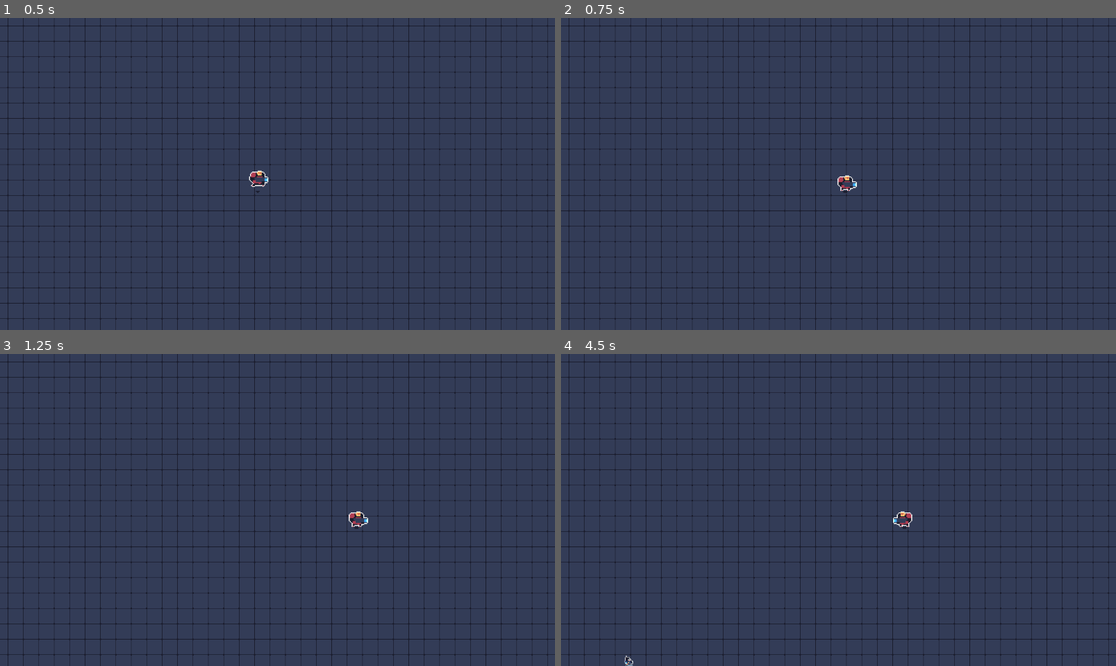
Above: before the commit, frames 1-4 (two rows, left to right).
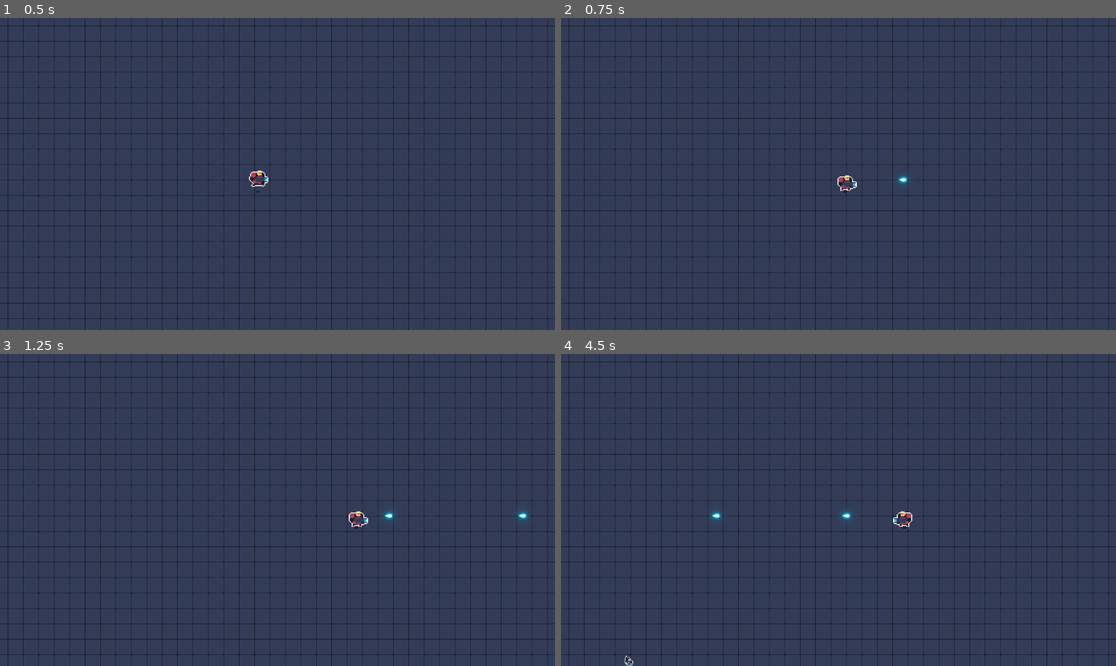
Above: after the commit, the same moments.

Repository: ShaidR/Zombie
Game: Godot game, scene res://scenes/main.tscn
Two runs of this game, one before a commit and one after it. Both use one fixed random seed, a clock stepped at 60 frames per second and the inputs below.
Inputs:
- Up to frame 1 (0.5 s): no input
- Up to frame 2 (0.75 s): tap Enter at 0.5 s; hold Right (move_right) from 0.53 s (still down); hold Space (shoot) from 0.53 s (still down)
- Up to frame 3 (1.25 s): keep holding Right (move_right); keep holding Space (shoot)
- Up to frame 4 (4.5 s): release Right (move_right) at 1.28 s; release Space (shoot) at 1.28 s; hold Down (move_down) 1.28-2.03 s; tap Space (shoot) at 1.35, 2.85, 4.35 s; hold Right (move_right) 2.03-2.78 s; hold Space (shoot) 2.03-2.78 s; hold Up (move_up) 2.78-3.53 s; hold Space (shoot) 3.53-4.28 s; hold Left (move_left) from 3.53 s (still down)

Frame 1 is identical in both runs. In frame 2, less than 0.1% of the frame differs, in the area x 60-63%, y 50-54%; in frame 3, less than 0.1%, in the area x 69-96%, y 50-54%; in frame 4, less than 0.1%.

Commit message:
Hooked up projectiles and set up enemy damage.

Diff:
--- a/Survivor/game_data/projectiles/pistol_bullet.tres
+++ b/Survivor/game_data/projectiles/pistol_bullet.tres
@@ -6,5 +6,5 @@
 [resource]
 script = ExtResource("1_g5lyx")
 damage = 2.0
-speed = 12.0
+speed = 750.0
 sprite = ExtResource("2_pxb85")
--- a/Survivor/game_data/projectiles/rifle_bullet.tres
+++ b/Survivor/game_data/projectiles/rifle_bullet.tres
@@ -6,5 +6,5 @@
 [resource]
 script = ExtResource("1_r8jaq")
 damage = 4.0
-speed = 16.0
+speed = 300.0
 sprite = ExtResource("2_udr51")
--- a/Survivor/game_data/projectiles/shotgun_bullet.tres
+++ b/Survivor/game_data/projectiles/shotgun_bullet.tres
@@ -6,5 +6,5 @@
 [resource]
 script = ExtResource("1_7loe4")
 damage = 8.0
-speed = 14.0
+speed = 300.0
 sprite = ExtResource("2_num5x")
--- a/Survivor/game_data/weapons/assault_rifle.tres
+++ b/Survivor/game_data/weapons/assault_rifle.tres
@@ -9,3 +9,4 @@
 fire_rate = 0.1
 reload_time = 1.0
 projectile = ExtResource("1_o762s")
+projectile_spawn_offset = Vector2(35, -5)
--- a/Survivor/game_data/weapons/pistol.tres
+++ b/Survivor/game_data/weapons/pistol.tres
@@ -9,3 +9,4 @@
 fire_rate = 0.6
 reload_time = 0.5
 projectile = ExtResource("1_o1y0h")
+projectile_spawn_offset = Vector2(35, -5)
--- a/Survivor/game_data/weapons/shotgun.tres
+++ b/Survivor/game_data/weapons/shotgun.tres
@@ -9,3 +9,4 @@
 fire_rate = 1.0
 reload_time = 1.5
 projectile = ExtResource("1_38b61")
+projectile_spawn_offset = Vector2(35, -5)
--- a/Survivor/project.godot
+++ b/Survivor/project.godot
@@ -14,6 +14,10 @@
 run/main_scene="res://scenes/main.tscn"
 config/features=PackedStringArray("4.2", "GL Compatibility")
 config/icon="res://icon.svg"
+
+[autoload]
+
+GameSignalBus="*res://scripts/managers/game_signal_bus.gd"
 
 [input]
 
@@ -58,6 +62,7 @@
 2d_physics/layer_2="Player"
 2d_physics/layer_3="Enemy"
 2d_physics/layer_4="Loot"
+2d_physics/layer_5="Projectiles"
 
 [rendering]
 
--- a/Survivor/scenes/bullet.tscn
+++ b/Survivor/scenes/bullet.tscn
@@ -1,13 +1,16 @@
 [gd_scene load_steps=4 format=3 uid="uid://dsglohlsitepn"]
 
 [ext_resource type="Script" path="res://scripts/bullet.gd" id="1_jrx6t"]
-[ext_resource type="Texture2D" uid="uid://cwpmbcqratvwm" path="res://art/imported/Laser Sprites/25.png" id="2_0cn1k"]
+[ext_resource type="Texture2D" uid="uid://dci1sca4qwxnu" path="res://art/imported/Laser Sprites/08.png" id="2_an2fk"]
 
 [sub_resource type="CapsuleShape2D" id="CapsuleShape2D_h5q7b"]
-radius = 13.0
-height = 54.0
+radius = 8.0
+height = 48.0
 
-[node name="Bullet" type="CharacterBody2D"]
+[node name="Bullet" type="CharacterBody2D" groups=["projectiles"]]
+scale = Vector2(0.5, 0.5)
+collision_layer = 16
+collision_mask = 13
 script = ExtResource("1_jrx6t")
 
 [node name="CollisionShape2D" type="CollisionShape2D" parent="."]
@@ -15,7 +18,7 @@
 shape = SubResource("CapsuleShape2D_h5q7b")
 
 [node name="Sprite2D" type="Sprite2D" parent="."]
-texture = ExtResource("2_0cn1k")
+texture = ExtResource("2_an2fk")
 
 [node name="VisibleOnScreenNotifier" type="VisibleOnScreenNotifier2D" parent="."]
 
--- a/Survivor/scenes/enemy.tscn
+++ b/Survivor/scenes/enemy.tscn
@@ -1,10 +1,8 @@
-[gd_scene load_steps=12 format=3 uid="uid://dxjnr3l2add64"]
+[gd_scene load_steps=10 format=3 uid="uid://dxjnr3l2add64"]
 
-[ext_resource type="Script" path="res://scenes/enemy.gd" id="1_vnyb0"]
+[ext_resource type="Script" path="res://scripts/entities/enemy.gd" id="1_rnfda"]
 [ext_resource type="Resource" uid="uid://u440k8iwghyp" path="res://game_data/enemy_stats.tres" id="2_tu2fo"]
-[ext_resource type="Script" path="res://scripts/interfaces/hurtBox.gd" id="3_bnecb"]
 [ext_resource type="Texture2D" uid="uid://c0m4arr2qhx4e" path="res://art/imported/NPC/npc master.png" id="3_gq3tk"]
-[ext_resource type="Script" path="res://scripts/interfaces/hitBox.gd" id="4_tv5l6"]
 
 [sub_resource type="RectangleShape2D" id="RectangleShape2D_wfhmk"]
 size = Vector2(17.5, 8.25)
@@ -48,15 +46,16 @@
 }
 
 [sub_resource type="RectangleShape2D" id="RectangleShape2D_5yokx"]
-size = Vector2(19.5625, 24.25)
+size = Vector2(18, 27.125)
 
 [sub_resource type="RectangleShape2D" id="RectangleShape2D_vc2ji"]
 size = Vector2(10, 16)
 
-[node name="enemy" type="CharacterBody2D"]
+[node name="enemy" type="CharacterBody2D" groups=["enemies"]]
 z_index = 1
-collision_mask = 5
-script = ExtResource("1_vnyb0")
+collision_layer = 4
+collision_mask = 31
+script = ExtResource("1_rnfda")
 unit_stats = ExtResource("2_tu2fo")
 
 [node name="Sprite2D" type="Sprite2D" parent="."]
@@ -75,11 +74,10 @@
 [node name="hurtBox" type="Area2D" parent="."]
 position = Vector2(1, 0)
 collision_layer = 4
-collision_mask = 4
-script = ExtResource("3_bnecb")
+collision_mask = 16
 
 [node name="hurtShape" type="CollisionShape2D" parent="hurtBox"]
-position = Vector2(-0.21875, -1)
+position = Vector2(0, 0.4375)
 shape = SubResource("RectangleShape2D_5yokx")
 debug_color = Color(0.890196, 0.32549, 0, 0.419608)
 
@@ -91,7 +89,6 @@
 position = Vector2(2, 0)
 collision_layer = 2
 collision_mask = 2
-script = ExtResource("4_tv5l6")
 
 [node name="hitShape" type="CollisionShape2D" parent="hitBox"]
 position = Vector2(-2, -1)
@@ -101,7 +98,6 @@
 wait_time = 0.5
 one_shot = true
 
-[connection signal="area_entered" from="hurtBox" to="hurtBox" method="_on_area_entered"]
-[connection signal="hurt" from="hurtBox" to="." method="_on_hurt_box_hurt"]
+[connection signal="body_entered" from="hurtBox" to="." method="_on_body_entered_hurt_area"]
 [connection signal="timeout" from="hurtBox/hurtTimer" to="hurtBox" method="_on_hurt_timer_timeout"]
 [connection signal="timeout" from="hitBox/hitTimer" to="hitBox" method="_on_hit_timer_timeout"]
--- a/Survivor/scenes/main.tscn
+++ b/Survivor/scenes/main.tscn
@@ -1,8 +1,9 @@
-[gd_scene load_steps=6 format=3 uid="uid://c8w3d0l7l5hhi"]
+[gd_scene load_steps=7 format=3 uid="uid://c8w3d0l7l5hhi"]
 
 [ext_resource type="Texture2D" uid="uid://c3m8bd0j6bo4b" path="res://art/imported/tileset x1.png" id="1_wg1bj"]
 [ext_resource type="PackedScene" uid="uid://cp35vnuvkbeqt" path="res://scenes/player.tscn" id="2_l2x1g"]
 [ext_resource type="PackedScene" uid="uid://dl3xhk8lm1bn1" path="res://scenes/enemy_spawner.tscn" id="3_iv1en"]
+[ext_resource type="PackedScene" uid="uid://blqv77o3fvyll" path="res://scenes/projectile_manager.tscn" id="4_qe6st"]
 
 [sub_resource type="TileSetAtlasSource" id="TileSetAtlasSource_4niyg"]
 texture = ExtResource("1_wg1bj")
@@ -908,7 +909,9 @@
 layer_0/name = "floor"
 layer_0/tile_data = PackedInt32Array(-2359317, 4456448, 2, -2293781, 4456448, 3, -2359316, 4521984, 2, -2293780, 452198 …(253473 unchanged characters)…
 
-[node name="player" parent="." instance=ExtResource("2_l2x1g")]
+[node name="Player" parent="." instance=ExtResource("2_l2x1g")]
 position = Vector2(538, 341)
 
 [node name="EnemySpawner" parent="." instance=ExtResource("3_iv1en")]
+
+[node name="ProjectileManager" parent="." instance=ExtResource("4_qe6st")]
--- a/Survivor/scenes/player.tscn
+++ b/Survivor/scenes/player.tscn
@@ -94,11 +94,12 @@
 }
 
 [sub_resource type="RectangleShape2D" id="RectangleShape2D_5yokx"]
-size = Vector2(43, 39)
+size = Vector2(36.25, 39)
 
-[node name="player" type="CharacterBody2D" node_paths=PackedStringArray("hurt_timer") groups=["player"]]
+[node name="Player" type="CharacterBody2D" node_paths=PackedStringArray("hurt_timer") groups=["player"]]
 z_index = 1
-collision_mask = 31
+collision_layer = 2
+collision_mask = 15
 script = ExtResource("1_infg0")
 _weapon_inventory = Array[Resource("res://scripts/scriptable_objects/weapon.gd")]([ExtResource("2_v71bp"), ExtResource("4_y0kx1"), ExtResource("3_b60r5")])
 hurt_timer = NodePath("hurtBox/hurtTimer")
@@ -121,7 +122,7 @@
 [node name="hurtBox" type="Area2D" parent="."]
 position = Vector2(-1, -1)
 collision_layer = 2
-collision_mask = 2
+collision_mask = 4
 
 [node name="hurtShape" type="CollisionShape2D" parent="hurtBox"]
 position = Vector2(1, 3)
@@ -133,6 +134,5 @@
 
 [node name="WeaponHandler" parent="." instance=ExtResource("7_12fi5")]
 
-[connection signal="body_entered" from="hurtBox" to="." method="hurtByEnemy"]
-[connection signal="body_exited" from="hurtBox" to="." method="_on_hurt_box_body_exited"]
+[connection signal="body_entered" from="hurtBox" to="." method="_on_body_entered_hurt_area"]
 [connection signal="timeout" from="hurtBox/hurtTimer" to="." method="_on_hurt_timer_timeout"]
--- /dev/null
+++ b/Survivor/scenes/projectile_manager.tscn
@@ -0,0 +1,8 @@
+[gd_scene load_steps=2 format=3 uid="uid://blqv77o3fvyll"]
+
+[ext_resource type="Script" path="res://scripts/managers/projectile_manager.gd" id="1_yggan"]
+
+[node name="ProjectileManager" type="Node"]
+script = ExtResource("1_yggan")
+
+[node name="ProjectileContainer" type="Node" parent="."]
--- a/Survivor/scripts/bullet.gd
+++ b/Survivor/scripts/bullet.gd
@@ -7,10 +7,14 @@
 
 var direction: Vector2 = Vector2.RIGHT
 var speed: float = 0.0
+var damage: float = 0.0
+var texture: Texture2D
 
 func _ready() -> void:
 	_visibility_notifier.connect("screen_exited", _on_screen_exited)
 	_death_timer.connect("timeout", _on_death_timer_timeout)
+
+	_sprite.texture = texture
 
 func _physics_process(delta: float) -> void:
 	move_and_collide(direction * speed * delta)
@@ -20,3 +24,9 @@
 
 func _on_death_timer_timeout() -> void:
 	queue_free()
+
+func initialize(projectile_info: Projectile, in_direction: Vector2) -> void:
+	texture = projectile_info.sprite
+	speed = projectile_info.speed
+	damage = projectile_info.damage
+	self.direction = in_direction
--- a/Survivor/scenes/enemy.gd
+++ b/Survivor/scripts/entities/enemy.gd
@@ -19,8 +19,14 @@
 	elif direction.x < -0.1:
 		sprite.flip_h = true
 
+func _on_body_entered_hurt_area(body: Node2D):
+	if body.is_in_group("projectiles"):
+		var bullet = body as Bullet
+		if bullet:
+			_damage(bullet.damage)
+			bullet.queue_free()
 
-func _on_hurt_box_hurt(damage: float) -> void:
+func _damage(damage: float) -> void:
 	currentHealth -= damage
 	print(currentHealth)
 	if currentHealth <= 0:
--- a/Survivor/scripts/entities/player.gd
+++ b/Survivor/scripts/entities/player.gd
@@ -33,7 +33,8 @@
 		_sprite.flip_h = true
 
 	if Input.is_action_pressed("shoot"):
-		_shoot(move_direction)
+		var shoot_direction: Vector2 = Vector2.LEFT if  _sprite.flip_h else Vector2.RIGHT
+		_shoot(shoot_direction)
 
 func _shoot(move_direction: Vector2) -> void:
 	_weapon_handler.shoot(move_direction)
@@ -50,6 +51,13 @@
 		_animations.play("walk" + direction)
 
 
-func _on_hurt_box_hurt(damage):
+func _on_body_entered_hurt_area(body: Node2D):
+	if body.is_in_group("enemies"):
+		var enemy = body as Unit
+		if enemy:
+			_damage(enemy.unit_stats.damage)
+
+func _damage(damage: float) -> void:
 	currentHealth -= damage
 	print(currentHealth)
+	# TODO: Check for game over and fire event
--- a/Survivor/scripts/interfaces/unit.gd
+++ b/Survivor/scripts/interfaces/unit.gd
@@ -5,7 +5,7 @@
 signal healthChanged
 
 # Variables
-var unit_name = " "
+var unit_name: String = " "
 var canInteract : bool = true
 var isHurt : bool = false
 
@@ -17,8 +17,6 @@
 	pass
 func _on_hurt_timer_timeout() -> void:
 	pass
-func _on_hurt_box_body_exited(_body) -> void:
-	pass
 
 func is_alive() -> bool:
 	return currentHealth > 0
--- /dev/null
+++ b/Survivor/scripts/managers/game_signal_bus.gd
@@ -0,0 +1,3 @@
+extends Node
+
+signal fire_projectile(projectile_info: Projectile, position: Vector2, direction: Vector2)
--- /dev/null
+++ b/Survivor/scripts/managers/projectile_manager.gd
@@ -0,0 +1,15 @@
+class_name ProjectileManager
+extends Node
+
+@onready var _base_bullet_scene: PackedScene = preload("res://scenes/bullet.tscn")
+@onready var projectile_container: Node = $ProjectileContainer
+
+func _ready():
+	GameSignalBus.fire_projectile.connect(fire_projectile)
+
+func fire_projectile(projectile_info: Projectile, position: Vector2, direction: Vector2):
+	var bullet: Bullet = _base_bullet_scene.instantiate()
+	bullet.global_position = position
+	bullet.initialize(projectile_info, direction)
+
+	projectile_container.add_child(bullet)
--- a/Survivor/scripts/scriptable_objects/weapon.gd
+++ b/Survivor/scripts/scriptable_objects/weapon.gd
@@ -6,3 +6,4 @@
 @export var reload_time: float
 
 @export var projectile: Projectile
+@export var projectile_spawn_offset: Vector2
--- a/Survivor/scripts/weapon_handlers/weapon_handler.gd
+++ b/Survivor/scripts/weapon_handlers/weapon_handler.gd
@@ -2,6 +2,7 @@
 extends Node2D
 
 @onready var _fire_timer: Timer = $FireTimer
+@onready var _base_bullet_scene: PackedScene = preload("res://scenes/bullet.tscn")
 
 var _active_weapon: Weapon;
 var _can_fire: bool = false;
@@ -15,7 +16,7 @@
 func shoot(direction: Vector2) -> void:
 	if _can_shoot():
 		_can_fire = false
-		print_debug("shooting ", direction)
+		GameSignalBus.fire_projectile.emit(_active_weapon.projectile, global_position + _active_weapon.projectile_spawn_offset, direction)
 		_fire_timer.start()
 
 func _can_shoot() -> bool:
